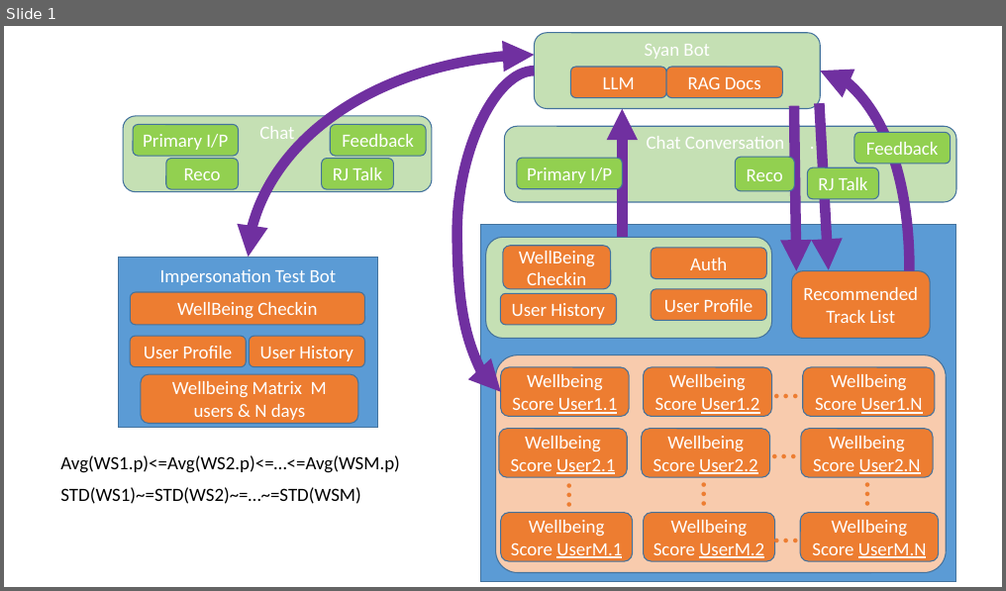
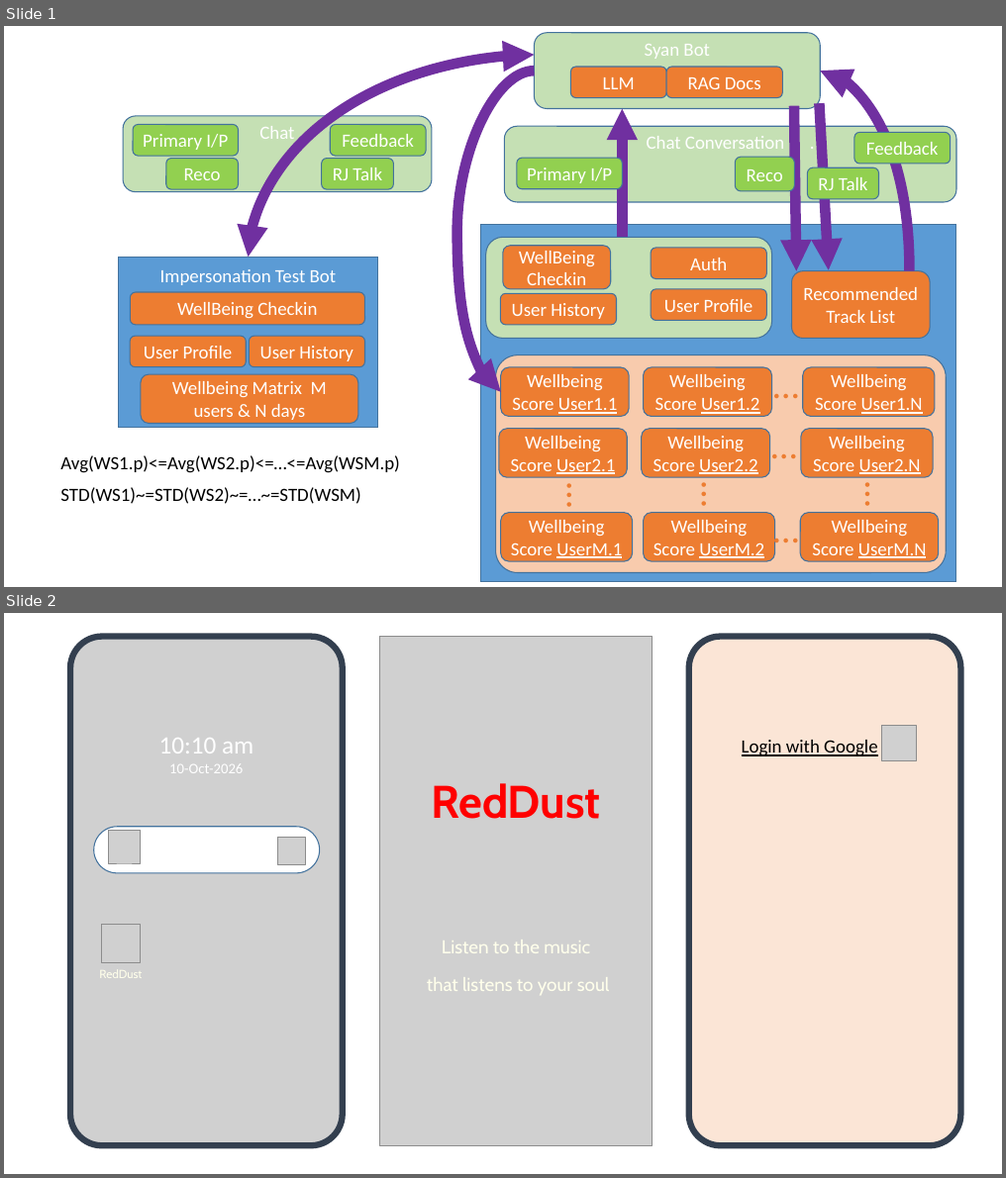
Before and after one commit to anodiamadmin/RedDust, a slide deck: Docs/HighLevelDesign.pptx. Shown one above the other, each under a label of ours: slide 1 before the commit, slides 1 and 2 after it. The pictures are 1006x591 and 1006x1178 pixels, drawn with LibreOffice and Linux fonts; fonts in the diff are those of the drawing; grey boxes stand for pictures. Boxes give left, top, right and bottom in pixels: in the first picture for what was removed or moved away, otherwise in the second. Text is boxed around its words. In the diff, an @@ line names an element or a change of style, - is before the commit and + after.

```diff
--- a/Docs/HighLevelDesign.pptx
+++ b/Docs/HighLevelDesign.pptx
@@ slide 2 added at <box>4,613,1002,1174</box>, background #FFFFFF @@
@@ picture added at <box>70,636,343,1146</box> @@
@@ picture added at <box>380,636,651,1146</box> @@
@@ rounded rectangle added at <box>689,636,960,1146</box>, fill #FBE5D6, outline #333F50 6 pt @@
@@ picture added at <box>882,725,917,761</box> @@
@@ text added at <box>159,738,253,773</box>, 14 pt, text #FFFFFF @@
+10:10 am
+10-Oct-2026
@@ text added at <box>742,740,877,757</box>, 18 pt, text #000000, underline @@
+Login with Google
@@ text added at <box>427,783,610,995</box>, 18 pt, text #FFFFEB @@
+RedDust
+Listen to the music
+that listens to your soul
@@ rounded rectangle added at <box>94,827,320,872</box>, fill #FFFFFF, outline #43739E 1 pt @@
@@ picture added at <box>108,830,141,863</box> @@
@@ picture added at <box>277,838,305,865</box> @@
@@ picture added at <box>101,924,141,962</box> @@
@@ text added at <box>99,970,142,978</box>, 11.2 pt, text #FFFFEB @@
+RedDust
```
Also in this commit, not shown: 1 slide changed, 2 other slides added, 15 other files.
